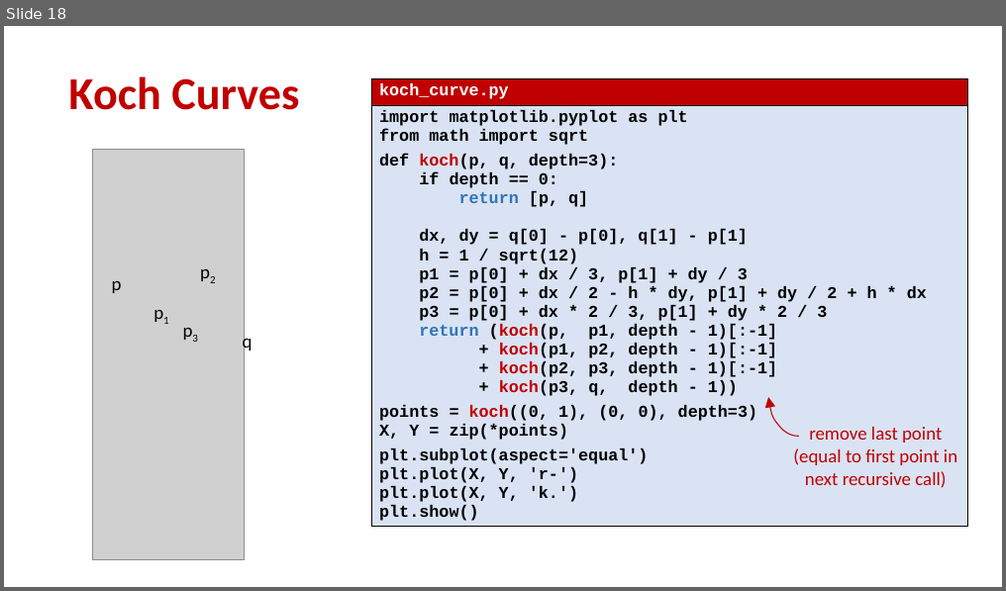
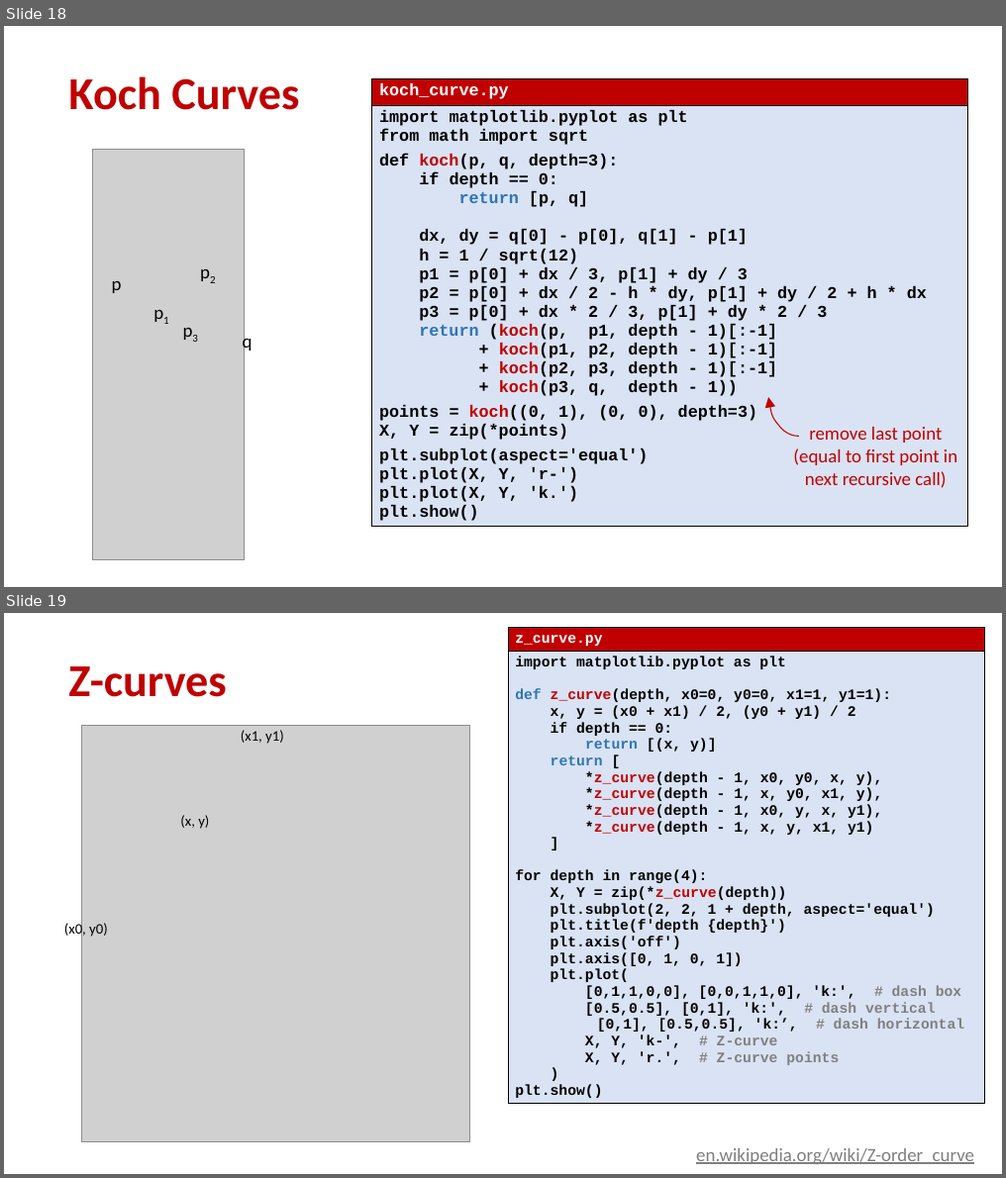
Before and after one commit to gsbrodal/gsbrodal.github.io, a slide deck: ipsa/slides/recursion.pptx. Shown one above the other, each under a label of ours: slide 18 before the commit, slides 18 and 19 after it. The pictures are 1006x591 and 1006x1178 pixels, drawn with LibreOffice and Linux fonts; fonts in the diff are those of the drawing; grey boxes stand for pictures. Boxes give left, top, right and bottom in pixels: in the first picture for what was removed or moved away, otherwise in the second. Text is boxed around its words. In the diff, an @@ line names an element or a change of style, - is before the commit and + after.

```diff
--- a/ipsa/slides/recursion.pptx
+++ b/ipsa/slides/recursion.pptx
@@ slide 19 added at [4, 613, 1002, 1174], background #FFFFFF @@
@@ table added at [508, 627, 984, 1131], 2 rows, 1 columns @@
+z_curve.py
+import matplotlib.pyplot as plt / def z_curve(depth, x0=0, y0=0, x1=1, y1=1): / x, y = (x0 + x1) / 2, (y0 + y1) / 2 / if depth == 0: / return [(x, y)] / return [ / *z_curve(depth - 1, x0, y0, x, y), / *z_curve(depth - 1, x, y0, x1, y), / *z_curve(depth - 1, x0, y, x, y1), / *z_curve(depth - 1, x, y, x1, y1) / ] / for depth in range(4): / X, Y = zip(*z_curve(depth)) / plt.subplot(2, 2, 1 + depth, aspect='equal') / plt.title(f'depth {depth}') / plt.axis('off') / plt.axis([0, 1, 0, 1]) / plt.plot( / [0,1,1,0,0], [0,0,1,1,0], 'k:', # dash box / [0.5,0.5], [0,1], 'k:', # dash vertical / [0,1], [0.5,0.5], 'k:’, # dash horizontal / X, Y, 'k-', # Z-curve / X, Y, 'r.', # Z-curve points / ) / plt.show()
@@ title added at [68, 666, 226, 697], 44 pt, text #C00000, bold @@
+Z-curves
@@ picture added at [82, 725, 469, 1143] @@
@@ text added at [241, 730, 284, 744], 14 pt, text #000000 @@
+(x1, y1)
@@ text added at [180, 815, 209, 829], 14 pt, text #000000 @@
+(x, y)
@@ text added at [64, 921, 108, 938], 14 pt, text #000000 @@
+(x0, y0)
@@ text added at [696, 1149, 974, 1164], 18 pt, text #7F7F7F, underline @@
+en.wikipedia.org/wiki/Z-order_curve
```
Also in this commit, not shown: 1 slide changed, 5 other files.
